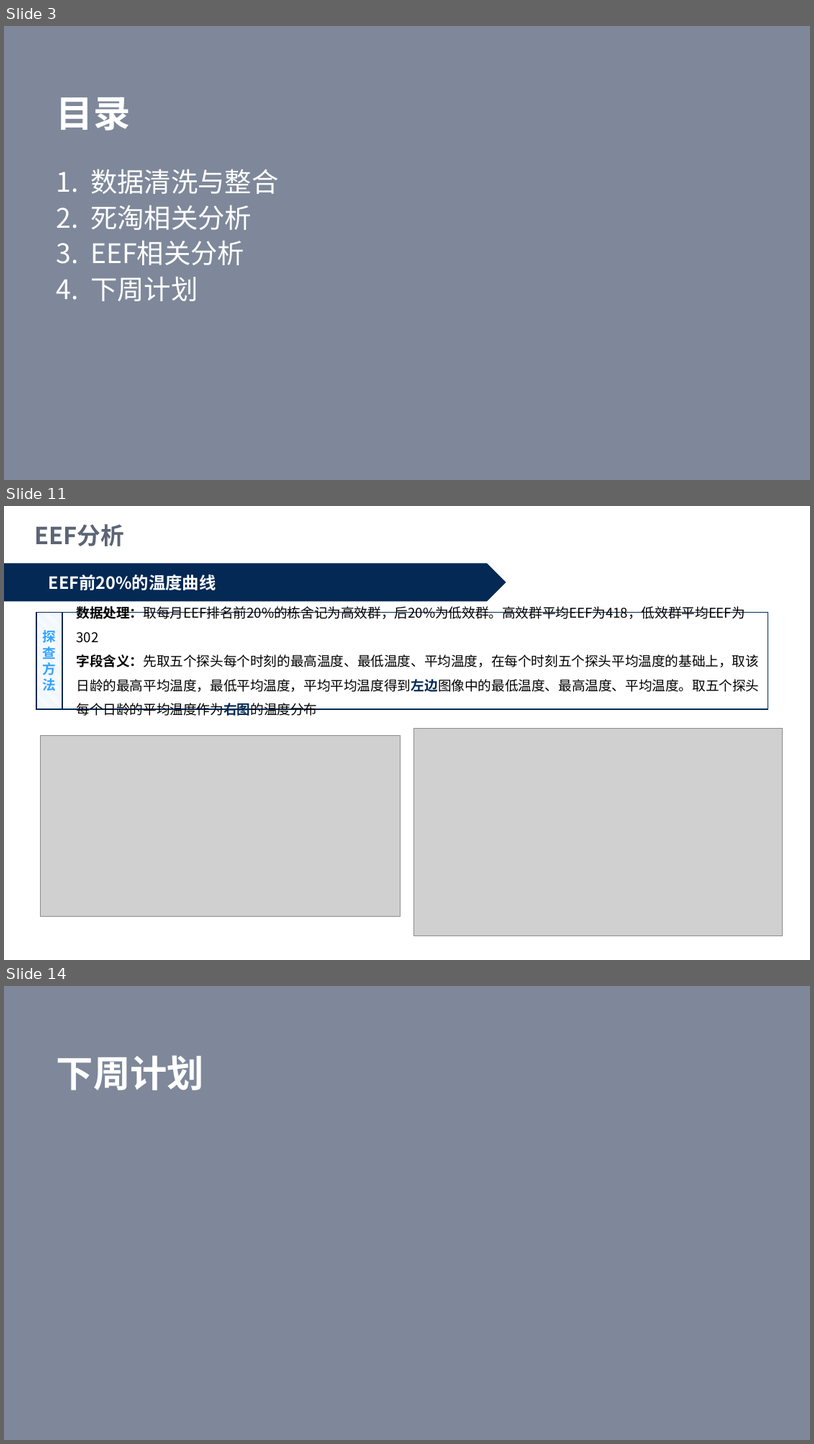
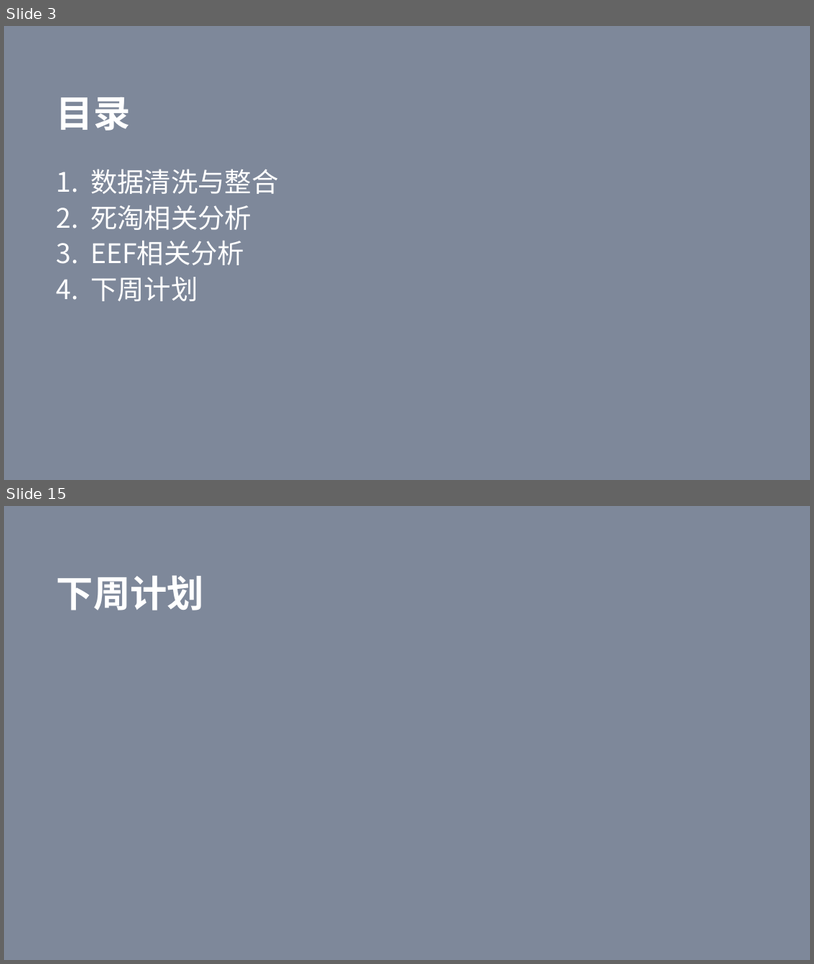
Before and after one commit to xiaoyanyan0/chickenfarming, a slide deck: 阶段性结论/week 0516v0.1.pptx. Shown one above the other, each under a label of ours: slides 3, 11 and 14 before the commit, slides 3 and 15 after it; the slides between them are not shown. The pictures are 814x1444 and 814x964 pixels, drawn with LibreOffice and Linux fonts; fonts in the diff are those of the drawing; grey boxes stand for pictures. Boxes give left, top, right and bottom in pixels: in the first picture for what was removed or moved away, otherwise in the second. Text is boxed around its words. In the diff, an @@ line names an element or a change of style, - is before the commit and + after.

```diff
--- a/阶段性结论/week 0516v0.1.pptx
+++ b/阶段性结论/week 0516v0.1.pptx
@@ slide 11 removed at bbox=[4, 506, 810, 960], background #FFFFFF @@
@@ text removed at bbox=[34, 524, 124, 546] @@
-EEF分析
@@ pentagon arrow removed at bbox=[4, 564, 506, 602] @@
@@ text removed at bbox=[49, 574, 216, 590] @@
-EEF前20%的温度曲线
@@ rectangle removed at bbox=[36, 613, 62, 709] @@
-探查方法
@@ rectangle removed at bbox=[36, 613, 769, 709] @@
@@ text removed at bbox=[76, 606, 759, 716] @@
-数据处理：取每月EEF排名前20%的栋舍记为高效群，后20%为低效群。高效群平均EEF为418，低效群平均EEF为302
-字段含义：先取五个探头每个时刻的最高温度、最低温度、平均温度，在每个时刻五个探头平均温度的基础上，取该日龄的最高平均温度，最低平均温度，平均平均温度得到左边图像中的最低温度、最高温度、平均温度。取五个探头每个日龄的平均温度作为右图的温度分布
@@ picture removed at bbox=[40, 735, 400, 916] @@
@@ picture removed at bbox=[414, 728, 782, 936] @@
@@ what was slide 14 is now slide 15 @@
```
Also in this commit, not shown: 1 slide changed, 10 slides added, 8 other slides removed, 13 other files.
